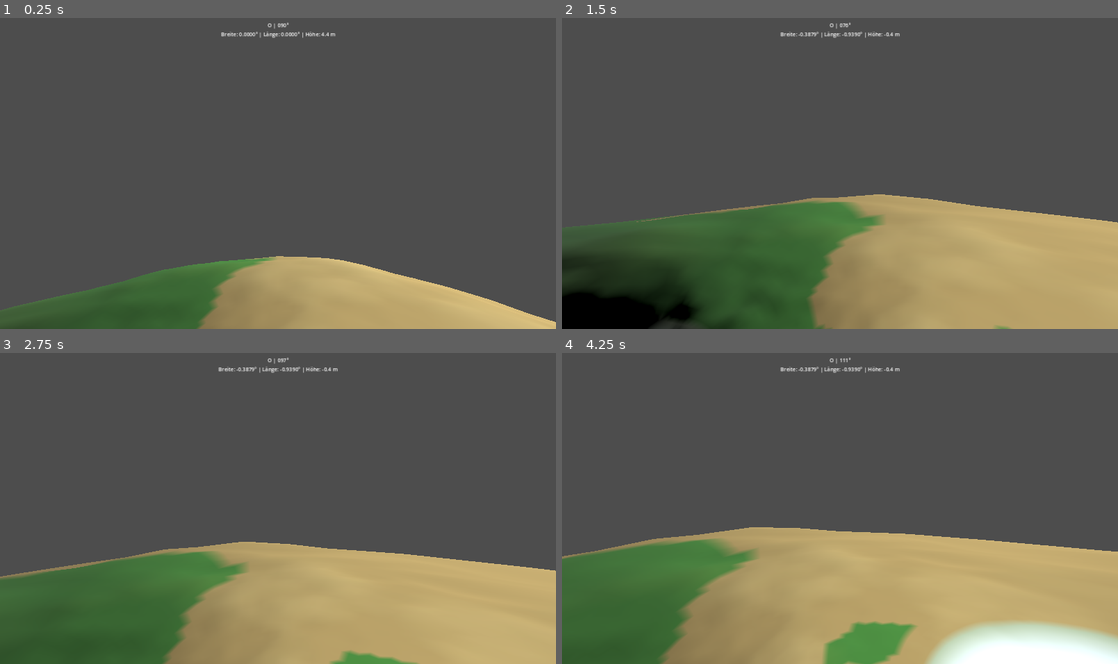
Above: before the commit, frames 1-4 (two rows, left to right).
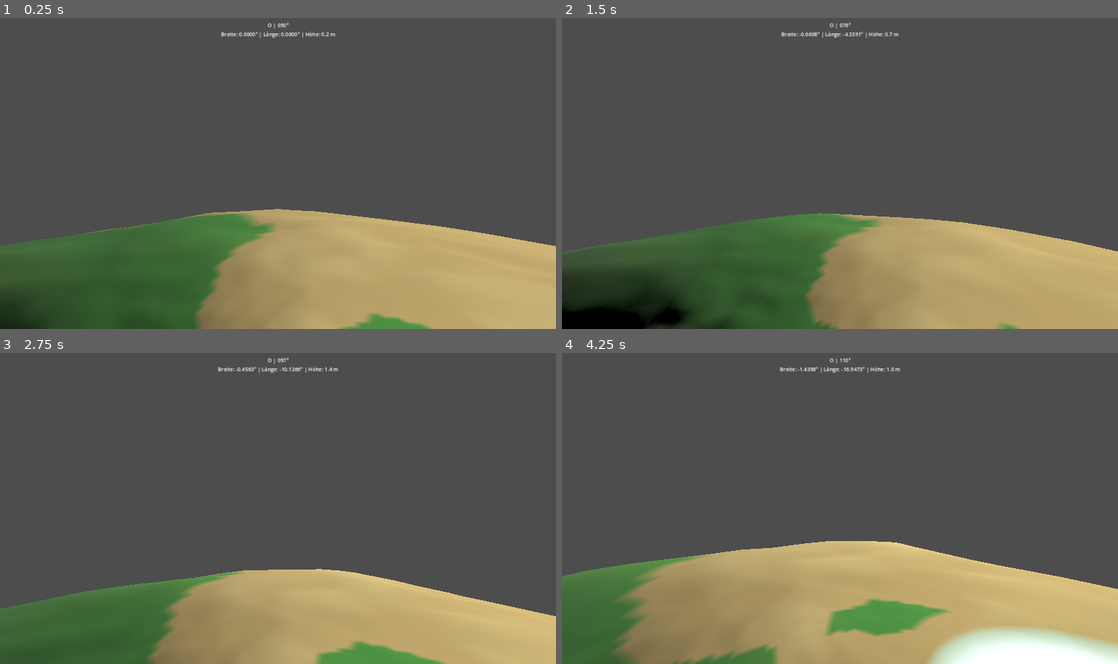
Above: after the commit, the same moments.

Repository: JojoCabana/The-Norloland
Game: Godot game, scene res://main.tscn
Same seed, same stepped clock (60 frames per second), same inputs: the game is played once before the commit and once after it.
Inputs (mouse positions are in pixels of both pictures, inside the frame that each line leads up to):
- Up to frame 1 (0.25 s): no input
- Up to frame 2 (1.5 s): tap Enter at 0.5 s; move the mouse to (867, 170) at 0.52 s; hold Space 0.53-1.28 s; hold W from 0.53 s (still down); move the mouse to (812, 173) at 1.27 s; tap Space at 1.35 s
- Up to frame 3 (2.75 s): keep holding W; tap Space at 1.52, 1.82 s; move the mouse to (289, 502) at 2.02 s; hold Space from 2.03 s (still down)
- Up to frame 4 (4.25 s): keep holding W; move the mouse to (834, 511) at 2.77 s; release Space at 2.78 s; tap Space at 2.85, 3.02, 3.32 s; move the mouse to (878, 511) at 3.52 s; hold Space from 3.53 s (still down)

The runs differ from the first frame. In frame 1, 20% of the frame differs, in the area x 0-100%, y 4-100%; in frame 2, 7.8%; in frame 3, 12%; in frame 4, 17%.

Commit message:
Isolate spherical walking using explicit rotation around planet center

Diff:
--- a/MiniPlanetDemo/player.gd
+++ b/MiniPlanetDemo/player.gd
@@ -1,17 +1,21 @@
 extends CharacterBody3D
-## Same WASD and mouse controls as flat_player.gd, with radial up/gravity.
+## Deterministic spherical walking test. Movement rotates the player around
+## the planet center; planet mesh never moves. Collision solver is bypassed
+## temporarily to isolate the previously failing grounded movement.
 @export var speed: float = 5.0
 @export var jump_speed: float = 5.0
 @export var gravity_strength: float = 18.0
 @export var mouse_sensitivity: float = 0.0025
+const FEET_OFFSET: float = 0.95
 var pitch: float = 0.0
+var jump_height: float = 0.0
+var vertical_speed: float = 0.0
 @onready var camera: Camera3D = $Camera3D
+@onready var planet: Node3D = get_parent().get_node("Planet")
 
 func _ready() -> void:
-    motion_mode = CharacterBody3D.MOTION_MODE_GROUNDED
-    floor_snap_length = 0.35
-    floor_max_angle = deg_to_rad(55.0)
     _align_to_planet()
+    _snap_to_surface()
     Input.mouse_mode = Input.MOUSE_MODE_CAPTURED
 
 func _unhandled_input(event: InputEvent) -> void:
@@ -28,27 +32,34 @@
     var up: Vector3 = global_position.normalized()
     if up.length_squared() < 0.01:
         return
-    var current_up: Vector3 = global_transform.basis.y.normalized()
-    global_transform.basis = (Basis(Quaternion(current_up, up)) * global_transform.basis).orthonormalized()
+    var rotation_to_up := Quaternion(global_transform.basis.y.normalized(), up)
+    global_transform.basis = (Basis(rotation_to_up) * global_transform.basis).orthonormalized()
     up_direction = up
 
+func _snap_to_surface() -> void:
+    var up: Vector3 = global_position.normalized()
+    global_position = up * (planet.surface_radius(up) + FEET_OFFSET + jump_height)
+
 func _physics_process(delta: float) -> void:
-    _align_to_planet()
-    var up: Vector3 = up_direction
+    var up: Vector3 = global_position.normalized()
     var axis := Vector2(
         float(Input.is_key_pressed(KEY_D)) - float(Input.is_key_pressed(KEY_A)),
         float(Input.is_key_pressed(KEY_W)) - float(Input.is_key_pressed(KEY_S))
     ).normalized()
-    # The flat controller's movement, projected onto the local ground plane.
     var direction: Vector3 = global_transform.basis.x * axis.x - global_transform.basis.z * axis.y
-    direction = direction.slide(up).normalized()
-    var radial_velocity: float = velocity.dot(up)
-    if is_on_floor():
-        radial_velocity = 0.0
-        if Input.is_key_pressed(KEY_SPACE):
-            radial_velocity = jump_speed
-    else:
-        radial_velocity -= gravity_strength * delta
-    velocity = direction * speed + up * radial_velocity
-    move_and_slide()
+    direction = direction.slide(up)
+    if direction.length_squared() > 0.000001:
+        direction = direction.normalized()
+        var rotation_axis: Vector3 = up.cross(direction).normalized()
+        var rotation_angle: float = speed * delta / maxf(global_position.length(), 1.0)
+        var step_rotation := Quaternion(rotation_axis, rotation_angle)
+        global_position = step_rotation * global_position
+        global_transform.basis = (Basis(step_rotation) * global_transform.basis).orthonormalized()
+    if Input.is_key_pressed(KEY_SPACE) and jump_height <= 0.0 and vertical_speed <= 0.0:
+        vertical_speed = jump_speed
+    vertical_speed -= gravity_strength * delta
+    jump_height = maxf(0.0, jump_height + vertical_speed * delta)
+    if jump_height <= 0.0 and vertical_speed < 0.0:
+        vertical_speed = 0.0
+    _snap_to_surface()
     _align_to_planet()
